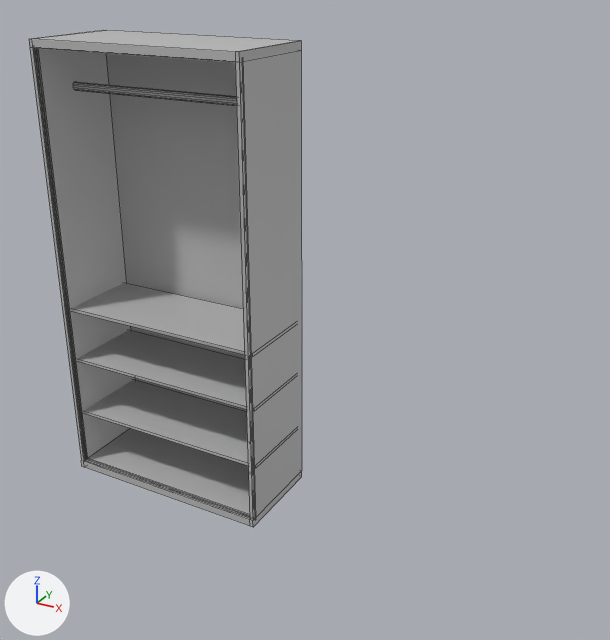
The FBX model Assets/Art/Models/mdl_wardrobe.fbx: old version first, new version second.
One viewpoint serves both versions: a camera (50 mm lens) standing at (2.77, -3.78, 1.98) and looking at (0.7, -0.01, 0.1). Arrows for +X, +Y and +Z are at lower left; the lights stay in place. Mesh edges are drawn as thin lines. Where no turn or scale is listed for an object, it has been applied to the vertices.

Objects in the first picture: 'wardrobe'.
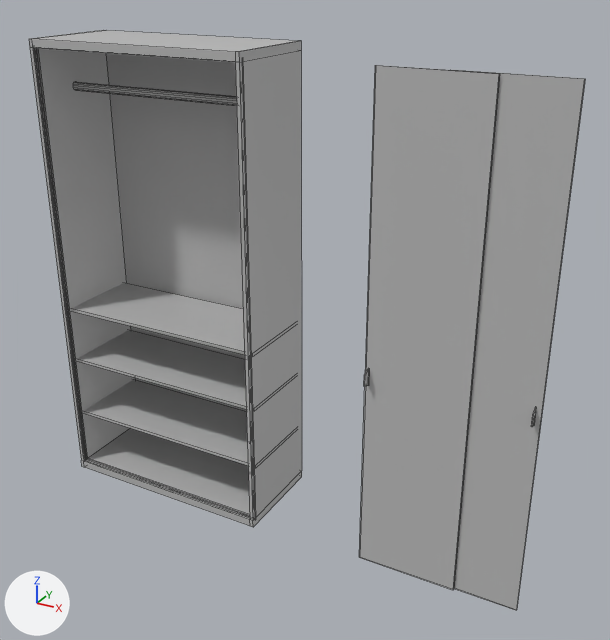
Commit message: new wardrobe

Location of each change, [x1, y1, x2, y2] in pixels of the pictures (610 x 640 px):
'wardrobe_door_left', added: after [359, 65, 500, 590]
    faces in mat_door_wardrobe (grey #bcbcbc): [359, 65, 500, 590]
'wardrobe_door_right', added: after [454, 70, 585, 610]
    faces in mat_door_wardrobe (grey #bcbcbc): [454, 70, 585, 610]

Diff of the bpy script that builds the scene:
```diff
--- a/Assets/Art/Models/mdl_wardrobe.fbx.py
+++ b/Assets/Art/Models/mdl_wardrobe.fbx.py
@@ mat_metal_handles @@
+mat_metal_handles = principled_material('metal_handles')
+mat_metal_handles.base_color = (0.5, 0.5, 0.5)  # grey #bcbcbc
+mat_metal_handles.roughness = 0.749
@@ mat_door_wardrobe @@
+mat_door_wardrobe = principled_material('door_wardrobe')
+mat_door_wardrobe.base_color = (0.5, 0.5, 0.5)  # grey #bcbcbc
+mat_door_wardrobe.roughness = 0.749
@@ me_mesh_001 @@
+me_mesh_001.from_pydata([(-0.28, 0.02, -1.33), (0.28, 0.02, -1.33), (-0.28, 0.02, 1.33), (0.28, 0.02, 1.33), (-0.28, 0.03, 1.33), (0.28, 0.03, 1.33), (-0.28, 0.03, -1.33), (0.28, 0.03, -1.33), (-0.25, -0.03, -0.22), (-0.25, -0.03, -0.16), (-0.26, -0.03, -0.22), (-0.26, -0.03, -0.16), (-0.26, 0.02, -0.24), (-0.26, 0.02, -0.14), (-0.25, 0.02, -0.24), (-0.25, 0.02, -0.14)], [], [(0, 1, 3, 2), (4, 5, 7, 6), (1, 7, 5, 3), (6, 0, 2, 4), (8, 9, 11, 10), (10, 11, 13, 12), (12, 13, 15, 14), (14, 15, 9, 8), (9, 15, 13, 11), (14, 8, 10, 12)])
+for i in [*range(4, 10)]: me_mesh_001.polygons[i].material_index = 1
+me_mesh_001.materials.append(mat_door_wardrobe)  # grey #bcbcbc
+me_mesh_001.materials.append(mat_metal_handles)  # grey #bcbcbc
@@ me_mesh_002 @@
+me_mesh_002.from_pydata([(-0.28, 0.02, -1.33), (0.28, 0.02, -1.33), (-0.28, 0.02, 1.33), (0.28, 0.02, 1.33), (-0.28, 0.03, 1.33), (0.28, 0.03, 1.33), (-0.28, 0.03, -1.33), (0.28, 0.03, -1.33), (0.25, -0.03, -0.22), (0.25, -0.03, -0.16), (0.24, -0.03, -0.22), (0.24, -0.03, -0.16), (0.24, 0.02, -0.24), (0.24, 0.02, -0.14), (0.25, 0.02, -0.24), (0.25, 0.02, -0.14)], [], [(0, 1, 3, 2), (4, 5, 7, 6), (1, 7, 5, 3), (6, 0, 2, 4), (8, 9, 11, 10), (10, 11, 13, 12), (12, 13, 15, 14), (14, 15, 9, 8), (9, 15, 13, 11), (14, 8, 10, 12)])
+for i in [*range(4, 10)]: me_mesh_002.polygons[i].material_index = 1
+me_mesh_002.materials.append(mat_door_wardrobe)  # grey #bcbcbc
+me_mesh_002.materials.append(mat_metal_handles)  # grey #bcbcbc
@@ ob_wardrobe_door_left @@
+ob_wardrobe_door_left = bpy.data.objects.new('wardrobe_door_left', me_mesh_001)
+ob_wardrobe_door_left.location = (1.468, -0.303, 0.188)
@@ ob_wardrobe_door_right @@
+ob_wardrobe_door_right = bpy.data.objects.new('wardrobe_door_right', me_mesh_002)
+ob_wardrobe_door_right.location = (1.807, -0.289, 0.188)
```
